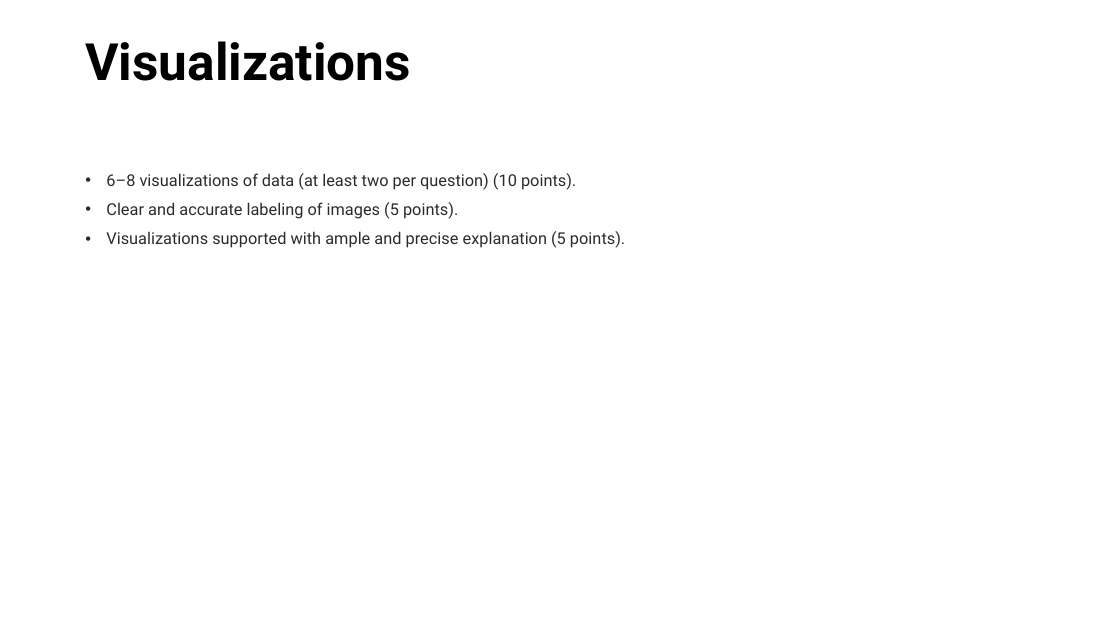
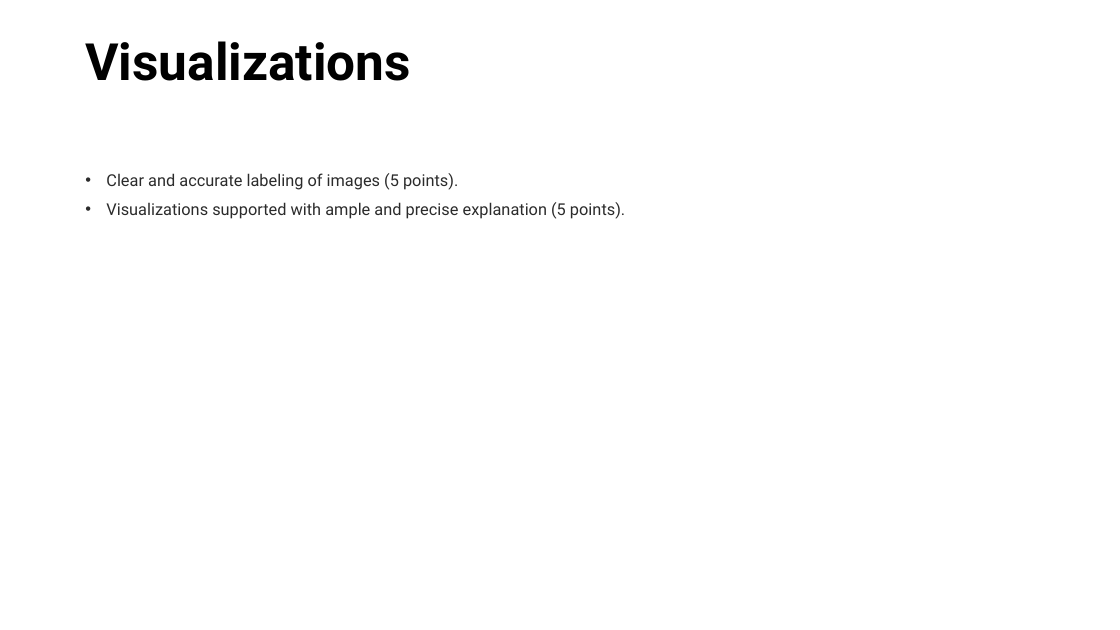
Before and after one commit to Corey-Holton/Project1, a slide deck: slide 5 of Working files/Group Project.pptx (slide 4 before the commit). Drawn at 1120x630 pixels with LibreOffice and Linux fonts; fonts in the diff are those of the drawing. Boxes give left, top, right and bottom in pixels: in the first picture for what was removed or moved away, otherwise in the second. Text is boxed around its words. In the diff, an @@ line names an element or a change of style, - is before the commit and + after.

```diff
--- a/Working files/Group Project.pptx
+++ b/Working files/Group Project.pptx
@@ text at (106,173,576,190): paragraph removed @@
-• 6–8 visualizations of data (at least two per question) (10 points).
```
Also in this commit, not shown: 2 other slides changed, 12 slides added, 6 slides removed.
